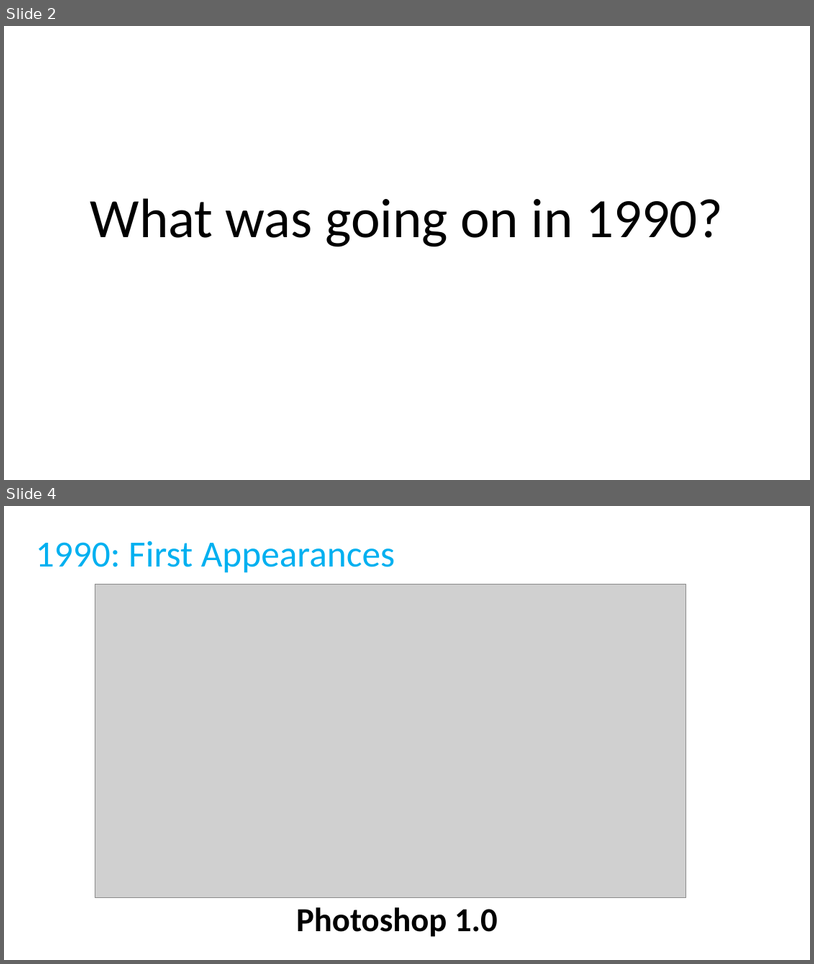
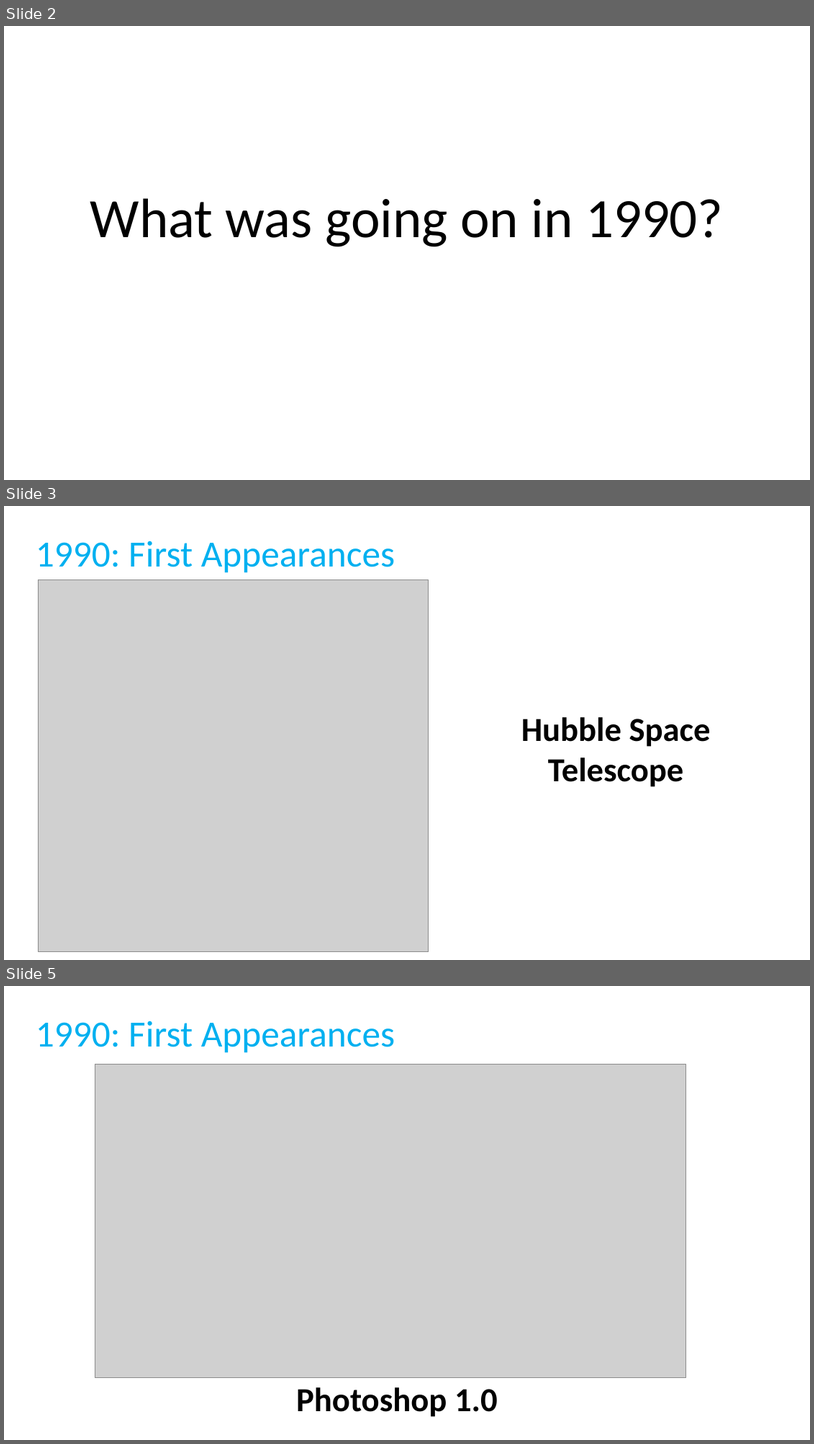
Before and after one commit to tjd1234/cmpt383summer2022, a slide deck: docs/languages/haskell/haskell1990.pptx. Shown one above the other, each under a label of ours: slides 2 and 4 before the commit, slides 2, 3 and 5 after it; the slides between them are not shown. The pictures are 814x964 and 814x1444 pixels, drawn with LibreOffice and Linux fonts; fonts in the diff are those of the drawing; grey boxes stand for pictures. Boxes give left, top, right and bottom in pixels: in the first picture for what was removed or moved away, otherwise in the second. Text is boxed around its words. In the diff, an @@ line names an element or a change of style, - is before the commit and + after.

```diff
--- a/docs/languages/haskell/haskell1990.pptx
+++ b/docs/languages/haskell/haskell1990.pptx
@@ slide 3 added at (x1=4, y1=506, x2=810, y2=960), background #FFFFFF @@
@@ title added at (x1=36, y1=541, x2=395, y2=573), 44 pt, text #00B0F0 @@
+1990: First Appearances
@@ picture added at (x1=39, y1=580, x2=429, y2=951) @@
@@ text added at (x1=522, y1=717, x2=711, y2=787), 40 pt, text #000000, bold @@
+Hubble Space Telescope
@@ what was slide 4 is now slide 5 @@
```
Also in this commit, not shown: 10 slides changed, 1 slide removed, 4 other files.
